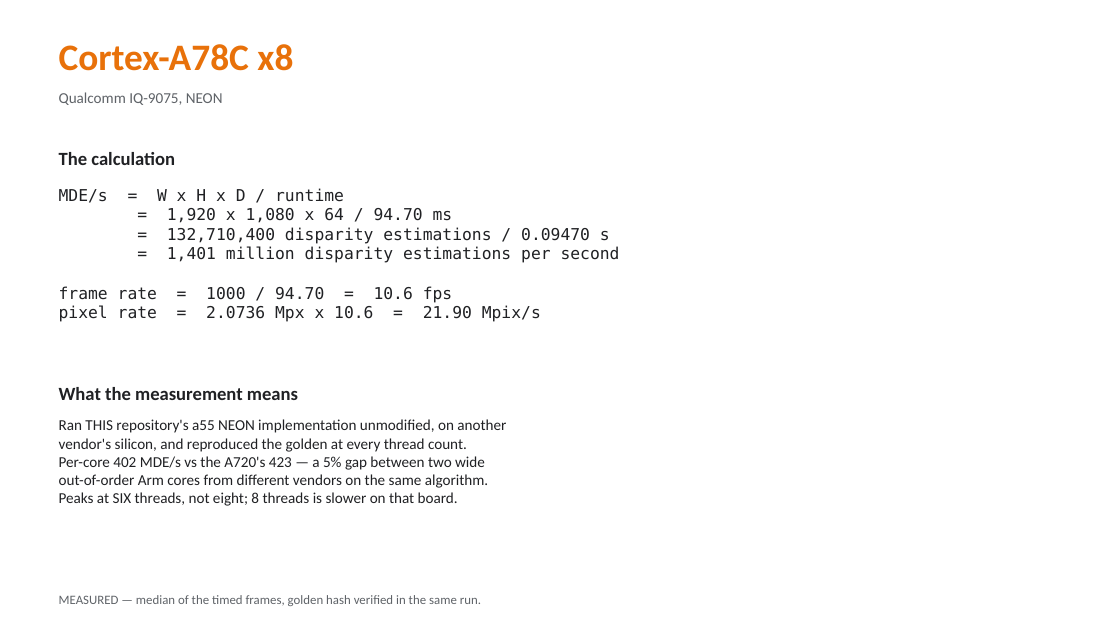
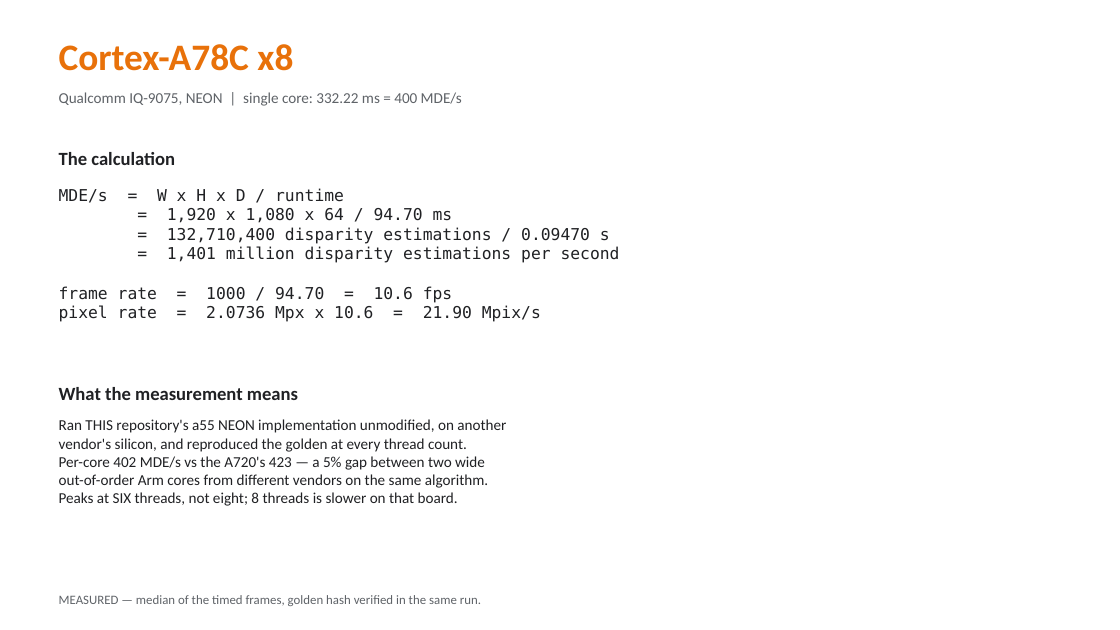
Before and after one commit to kylefoxaustin/sgm-bench, a slide deck: slide 6 of docs/sgm-results.pptx. Drawn at 1120x630 pixels with LibreOffice and Linux fonts; fonts in the diff are those of the drawing. Boxes give left, top, right and bottom in pixels: in the first picture for what was removed or moved away, otherwise in the second. Text is boxed around its words. In the diff, an @@ line names an element or a change of style, - is before the commit and + after.

```diff
--- a/docs/sgm-results.pptx
+++ b/docs/sgm-results.pptx
@@ text at (59, 92, 462, 106): text changed @@
-Qualcomm IQ-9075, NEON
+Qualcomm IQ-9075, NEON | single core: 332.22 ms = 400 MDE/s
```
Also in this commit, not shown: 2 other slides changed, 1 slide added, 3 other files.
